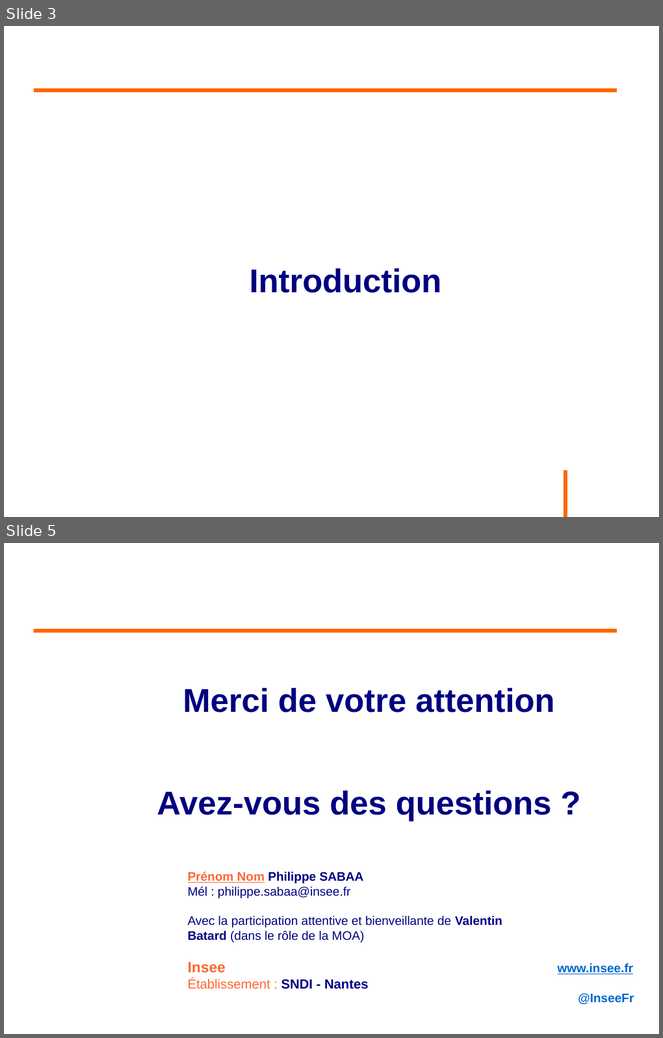
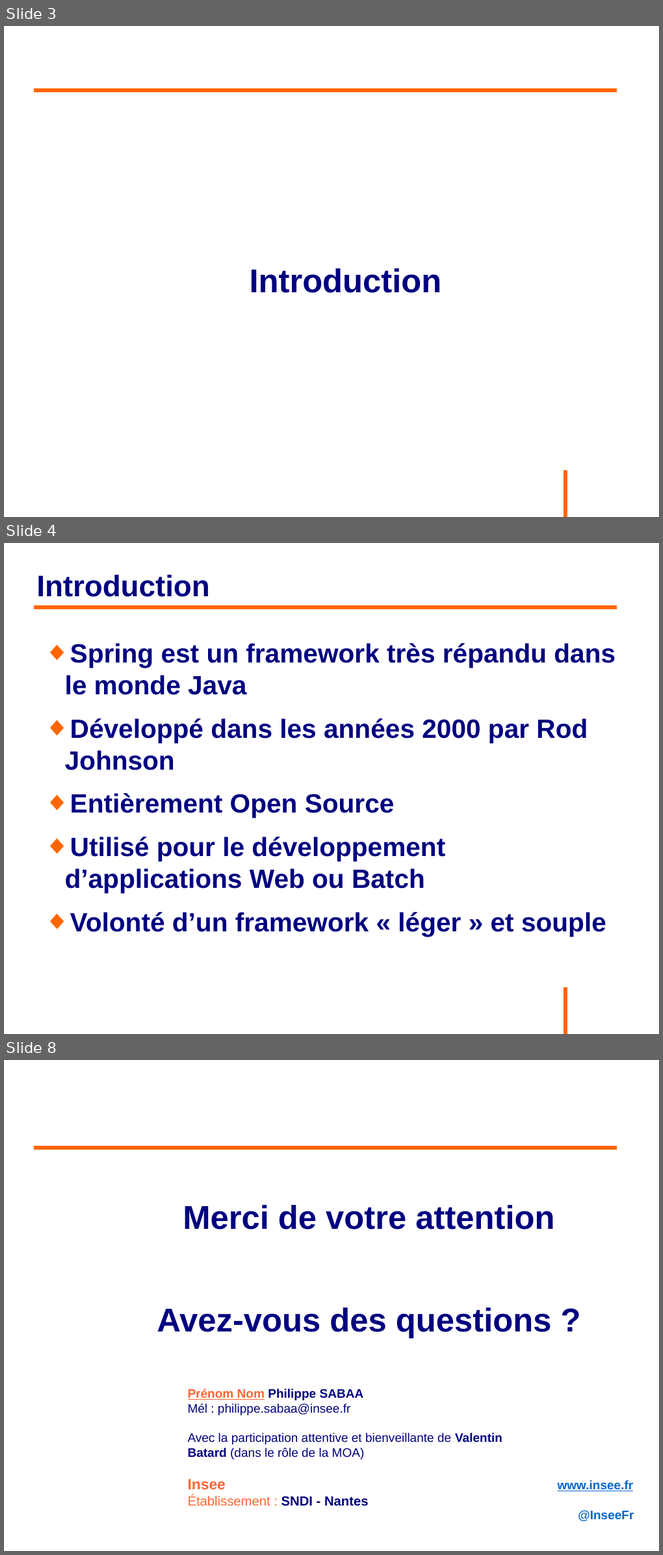
Before and after one commit to philphils/formation-spring, a slide deck: Documentation/diapo_formation_spring.odp. Shown one above the other, each under a label of ours: slides 3 and 5 before the commit, slides 3, 4 and 8 after it; the slides between them are not shown. The pictures are 663x1038 and 663x1555 pixels, drawn with LibreOffice and Linux fonts; fonts in the diff are those of the drawing; background and template pictures are left out. Boxes give left, top, right and bottom in pixels: in the first picture for what was removed or moved away, otherwise in the second. Text is boxed around its words. In the diff, an @@ line names an element or a change of style, - is before the commit and + after.

Commit message:
Introduction

```diff
--- a/Documentation/diapo_formation_spring.odp
+++ b/Documentation/diapo_formation_spring.odp
@@ slide 4 added at [4, 543, 659, 1034], background #FFFFFF; not listed: 1 template element that a slide beside it also shows @@
@@ title added at [36, 575, 209, 597], 36 pt, text #000080, bold @@
+Introduction
@@ line added from (34, 607) to (618, 607), #FF6600 4.54 pt @@
@@ text added at [65, 643, 616, 936], 32 pt, text #000080, bold @@
+◆ Spring est un framework très répandu dans le monde Java
+◆ Développé dans les années 2000 par Rod Johnson
+◆ Entièrement Open Source
+◆ Utilisé pour le développement d’applications Web ou Batch
+◆ Volonté d’un framework « léger » et souple
@@ what was slide 5 is now slide 8 @@
```
Also in this commit, not shown: 2 slides changed, 3 other slides added, 1 slide removed.
